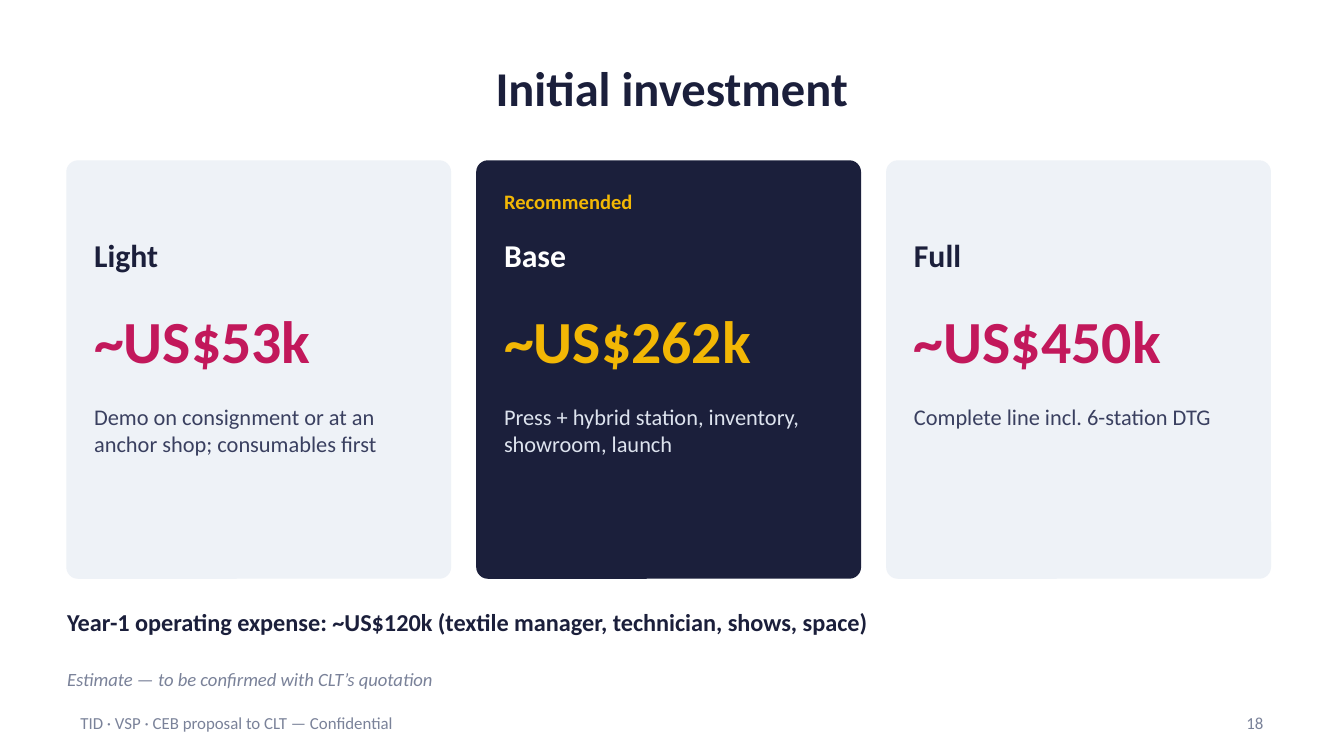
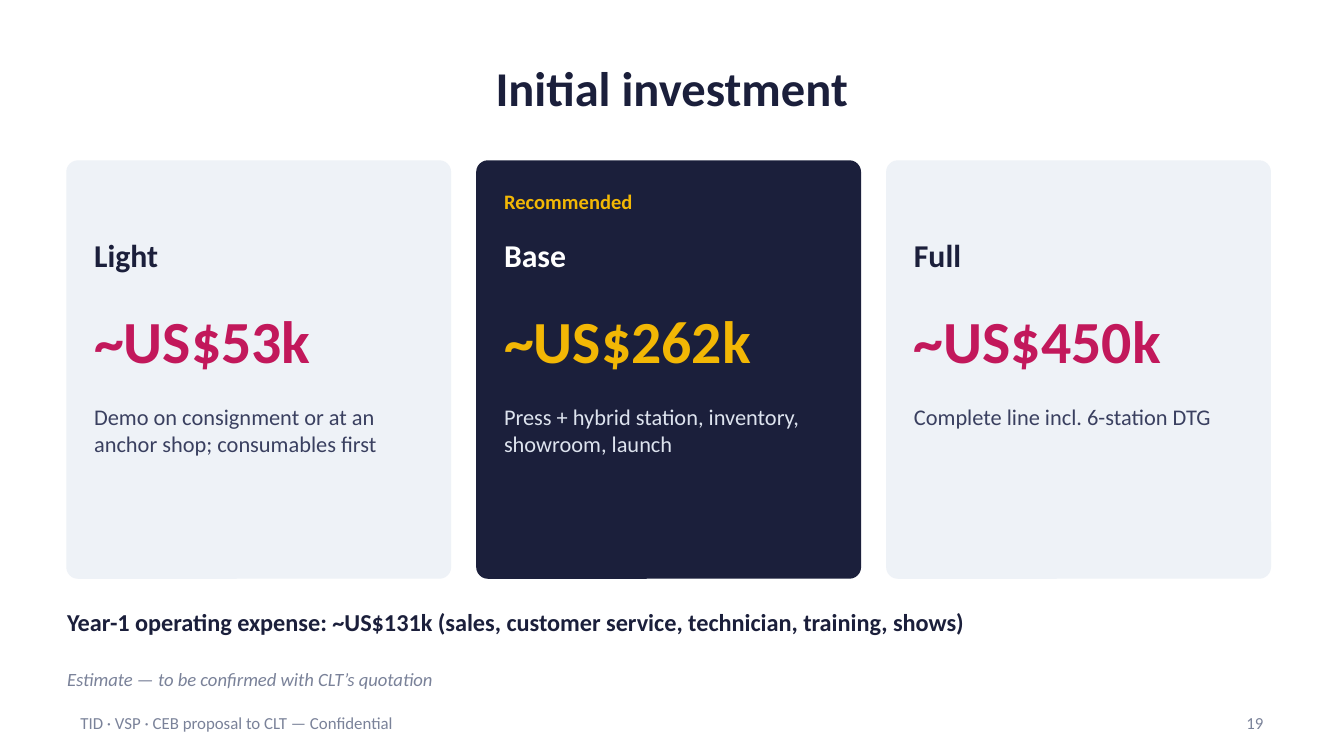
Before and after one commit to carlosmoreno793508/Cosas-Carlos, a slide deck: slide 19 of propuesta-clt/CLT_Proposal_Presentation_EN.pptx (slide 18 before the commit). Drawn at 1344x756 pixels with LibreOffice and Linux fonts; fonts in the diff are those of the drawing. Boxes give left, top, right and bottom in pixels: in the first picture for what was removed or moved away, otherwise in the second. Text is boxed around its words. In the diff, an @@ line names an element or a change of style, - is before the commit and + after.

```diff
--- a/propuesta-clt/CLT_Proposal_Presentation_EN.pptx
+++ b/propuesta-clt/CLT_Proposal_Presentation_EN.pptx
@@ text at (67,613,964,635): text changed @@
-Year-1 operating expense: ~US$120k (textile manager, technician, shows, space)
+Year-1 operating expense: ~US$131k (sales, customer service, technician, training, shows)
@@ page number at (1246,718,1263,729): text changed @@
-18
+19
```
Also in this commit, not shown: 3 other slides changed, 1 slide added, 7 other files.
